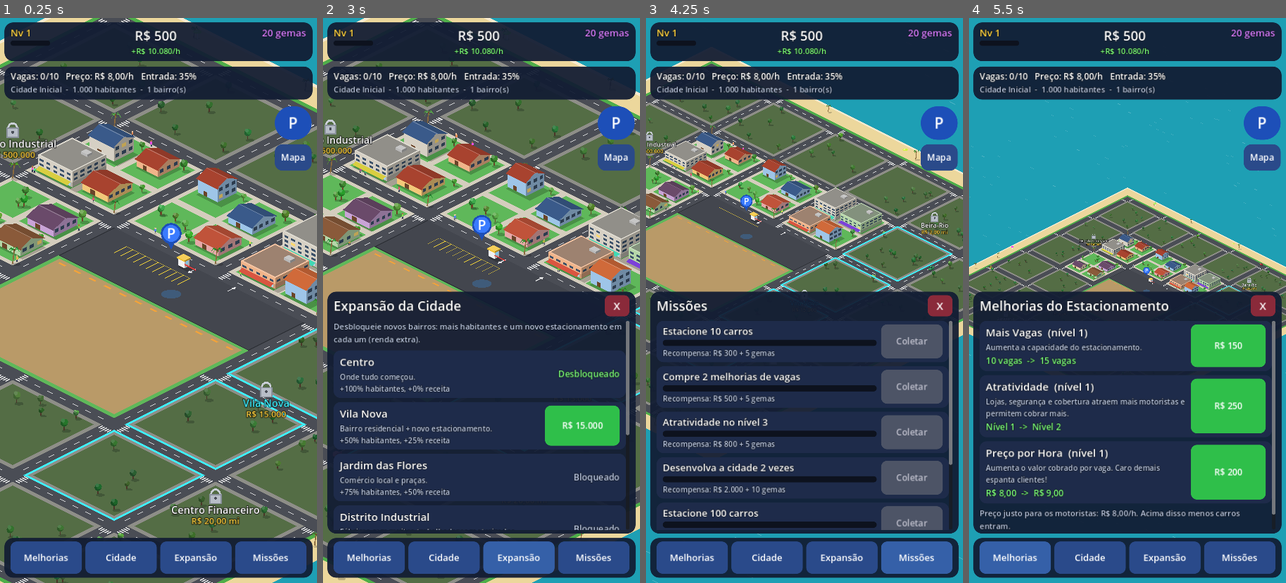
Above: before the commit, frames 1-4 (left to right).
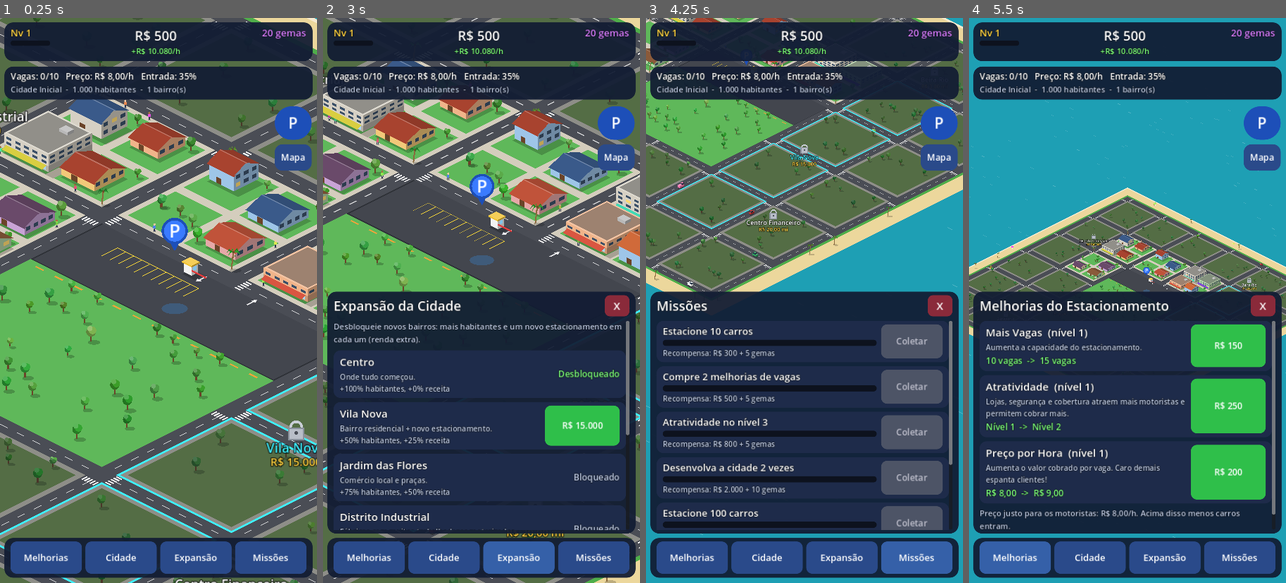
Above: after the commit, the same moments.

Repository: gtvmoura/gamess
Game: Godot game, scene res://scenes/main.tscn
Two runs of this game, one before a commit and one after it. Both use one fixed random seed, a clock stepped at 60 frames per second and the inputs below.
Inputs:
- Up to frame 1 (0.25 s): no input
- Up to frame 2 (3 s): click "P" at 0.5 s; click "Melhorias" at 1.25 s; click "Cidade" at 2 s; click "Expansão" at 2.75 s
- Up to frame 3 (4.25 s): click "Missões" at 3.5 s
- Up to frame 4 (5.5 s): click "Mapa" at 4.25 s; click "Melhorias" at 5 s

The runs differ from the first frame. In frame 1, 59% of the frame differs, in the area x 0-100%, y 0-100%; in frame 2, 31%; in frame 3, 33%; in frame 4, 0.4%.

Commit message:
Ajustes visuais a partir dos prints
- Quarteirões na frente do estacionamento ficam baixos e arranha-céus
  têm altura limitada, para o estacionamento não sumir na Metrópole
- Terreno reservado para novas vagas vira gramado com árvores
- Câmera começa mais perto das vagas; Expansão foca o bairro acima do painel
- Ônibus não entram mais no estacionamento

Co-Authored-By: Claude Opus 5.5 <noreply@anthropic.com>
Claude-Session: https://claude.ai/code/session_01MiRi1d4oFeeXUf8TJouCqA

Diff:
--- a/estacionamento-tycoon/scripts/prop.gd
+++ b/estacionamento-tycoon/scripts/prop.gd
@@ -2,7 +2,7 @@
 ## Objeto estático do mapa (prédio, casa, árvore, poste...). Desenhado por código em isométrico.
 
 const Iso := preload("res://scripts/iso.gd")
-const FLOOR_H := 11.0
+const FLOOR_H := 9.5
 
 var kind := "tree"
 var x0 := 0.0
--- a/estacionamento-tycoon/scripts/world.gd
+++ b/estacionamento-tycoon/scripts/world.gd
@@ -84,7 +84,7 @@
 # ---------------------------------------------------------------- Câmera
 
 func focus_lot(instant: bool = false) -> void:
-	camera.focus(Iso.p(LOT.get_center().x, LOT.position.y + 4.0), 0.9, instant)
+	camera.focus(Iso.p(23.5, 20.0), 1.15, instant)
 
 
 func show_map() -> void:
@@ -94,7 +94,8 @@
 func focus_district(i: int) -> void:
 	if i >= 0 and i < district_centers.size():
 		var c: Vector2 = district_centers[i]
-		camera.focus(Iso.pg(c), 0.55, false)
+		# desloca para o bairro aparecer acima do painel aberto
+		camera.focus(Iso.pg(c) + Vector2(0, 330.0 / 0.55), 0.55, false)
 
 
 func _on_tapped(world_pos: Vector2) -> void:
@@ -146,6 +147,10 @@
 func _block_angle(b: Vector2i) -> float:
 	var a := atan2(b.y - 2.5, b.x - 2.5)
 	return fposmod(a + PI * 0.75 + PI / 3.0, TAU)
+
+
+func _in_front_of_lot(b: Vector2i) -> bool:
+	return b.x >= 1 and b.x <= 4 and b.y >= 1 and b.y <= 4 and (b.x == 4 or b.y == 4)
 
 
 func _dev(dist: int) -> float:
@@ -252,7 +257,11 @@
 				elif not tower:
 					floors = mini(6 + int((s - 0.65) * 16.0), 12)
 				else:
-					floors = mini(12 + int((s - 1.0) * 30.0), 34)
+					floors = mini(12 + int((s - 1.0) * 24.0), 26)
+				# quarteirões na frente do estacionamento (mais perto da câmera) ficam baixos
+				if _in_front_of_lot(b):
+					tower = false
+					floors = mini(floors, 4)
 				var bw := 2.4 if tower else 2.7
 				var bld = _prop("tower" if tower else "building", px + (2.9 - bw) / 2.0, py + (2.9 - bw) / 2.0, bw, bw)
 				bld.floors = maxi(2, floors)
@@ -281,13 +290,23 @@
 	for i in mini(lamps.size(), a * 3):
 		var l = _prop("lamp", lamps[i].x, lamps[i].y)
 		l.lit_chance = lit
+	# árvores no terreno reservado para futuras vagas
+	var tr := RandomNumberGenerator.new()
+	tr.seed = 555
+	var free_y := 21.6 + 3.0 * (units - 1) + 0.6
+	var yy := free_y
+	while yy < LOT.end.y - 0.4:
+		var xx := LOT.position.x + 0.6
+		while xx < LOT.end.x - 0.4:
+			if tr.randf() < 0.45:
+				_tree(xx + tr.randf_range(-0.3, 0.3), yy + tr.randf_range(-0.3, 0.3), tr, false)
+			xx += 1.3
+		yy += 1.3
 	var canopies := 0
 	if a >= 4:
 		canopies = 1
 	if a >= 8:
 		canopies = 2
-	if a >= 12:
-		canopies = units * 2
 	for c in mini(canopies, units * 2):
 		var u := c / 2
 		var y := 18.0 + 3.0 * u + (2.0 if c % 2 == 1 else 0.0)
@@ -513,6 +532,10 @@
 func _spawn_arrival(idx: int) -> void:
 	var road := _arrival_road()
 	var car = _new_car(road[0])
+	if car.kind == 2:
+		car.kind = 0
+		car.body_color = CarScript.COLORS[rng.randi_range(0, 5)]
+		car.queue_redraw()
 	car.spot_index = idx
 	spot_cars[idx] = car
 	var c := spot_center(idx)
@@ -644,9 +667,8 @@
 	Iso.quad(self, o, LOT.position.x, LOT.position.y, LOT.size.x, LOT.size.y, 0, Color("5fb85a"))
 	if pave_end < LOT.end.y - 0.3:
 		# área de expansão (terra)
-		Iso.quad(self, o, LOT.position.x + 0.3, pave_end + 0.2, LOT.size.x - 0.6, LOT.end.y - pave_end - 0.5, 0, Color("b99a68"))
 		for i in 12:
-			Iso.quad(self, o, LOT.position.x + 0.6 + i * 1.2, pave_end + 0.5, 0.5, 0.12, 0, Color("f2a33a"))
+			Iso.quad(self, o, LOT.position.x + 0.6 + i * 1.2, pave_end + 0.25, 0.5, 0.1, 0, Color("f2a33a"))
 	Iso.quad(self, o, LOT.position.x, LOT.position.y, LOT.size.x, pave_end - LOT.position.y, 0, Color("2f3238"))
 	Iso.quad(self, o, LOT.position.x + 0.08, LOT.position.y, LOT.size.x - 0.16, pave_end - LOT.position.y - 0.08, 0, Color("43464e"))
 	var yellow := Color("f2d23a")
